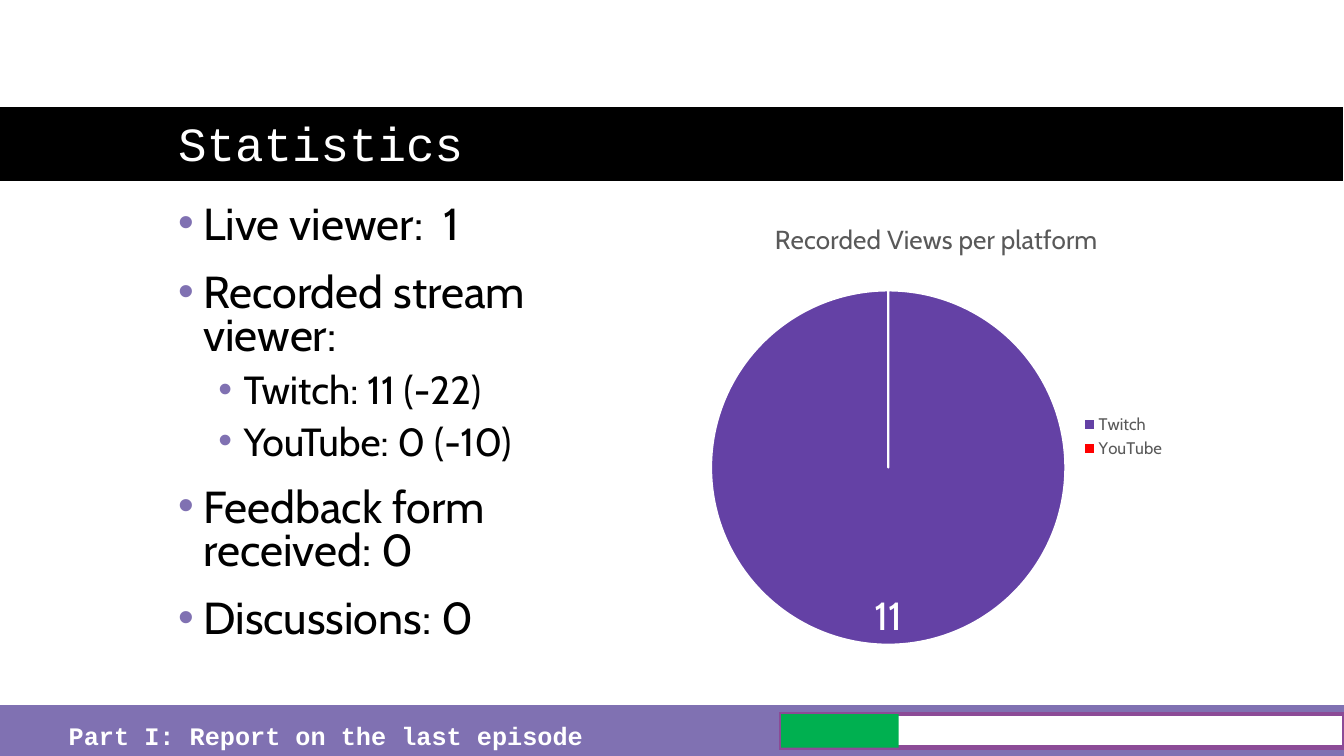
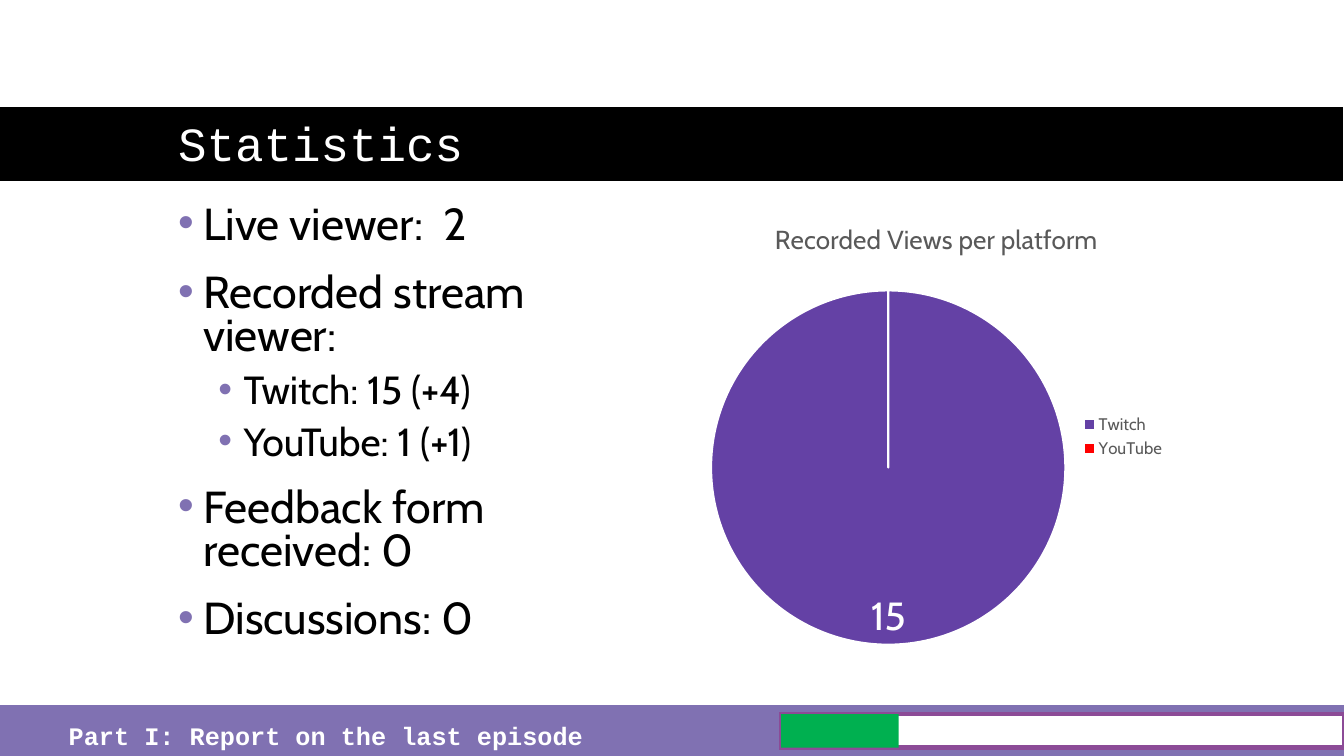
Before and after one commit to just-the-benno/BlazQ, a slide deck: slide 6 of episode5/media/slides-episode-05.pptx. Drawn at 1344x756 pixels with LibreOffice and Linux fonts; fonts in the diff are those of the drawing; background and template pictures are left out. Boxes give left, top, right and bottom in pixels: in the first picture for what was removed or moved away, otherwise in the second. Text is boxed around its words. In the diff, an @@ line names an element or a change of style, - is before the commit and + after.

```diff
--- a/episode5/media/slides-episode-05.pptx
+++ b/episode5/media/slides-episode-05.pptx
@@ text at <box>203,208,466,241</box>: text changed @@
-• Live viewer: 1
+• Live viewer: 2
@@ pie chart at <box>698,202,1177,673</box> @@
@@ Recorded Views per platform, Twitch: 11 to 15 @@
@@ text at <box>244,374,471,462</box>: text changed @@
-  • Twitch: 11 (-22)
-  • YouTube: 0 (-10)
+  • Twitch: 15 (+4)
+  • YouTube: 1 (+1)
```
Also in this commit, not shown: 3 other slides changed, 40 other files.
